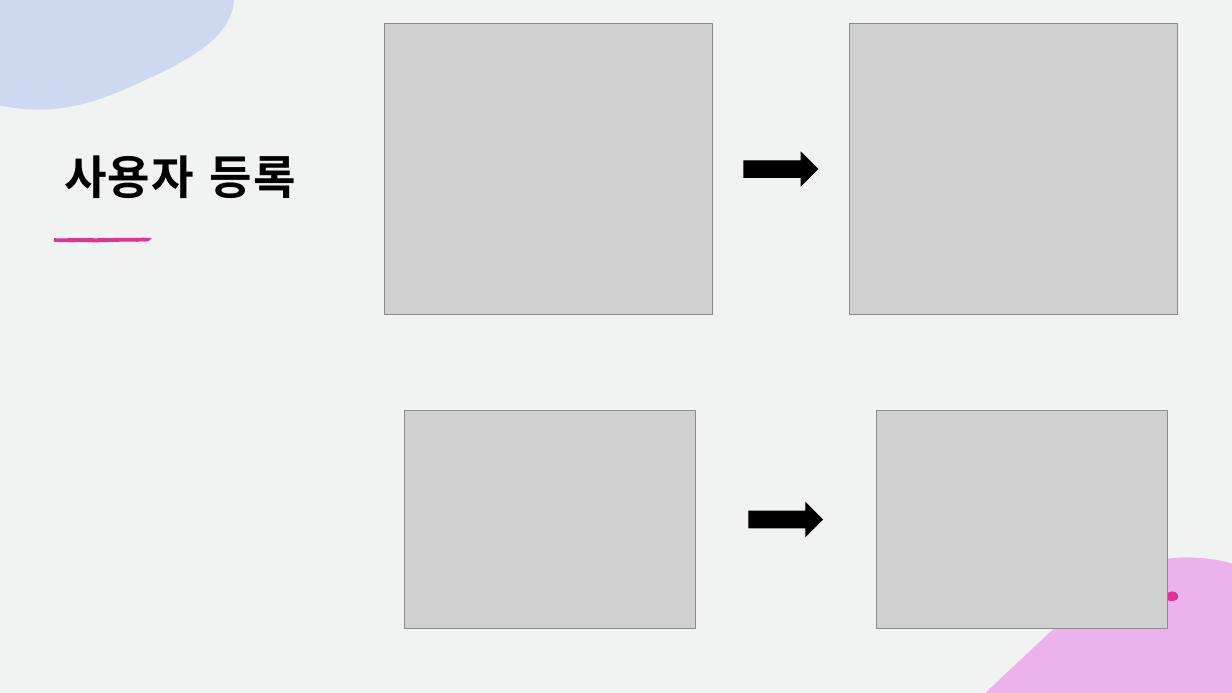
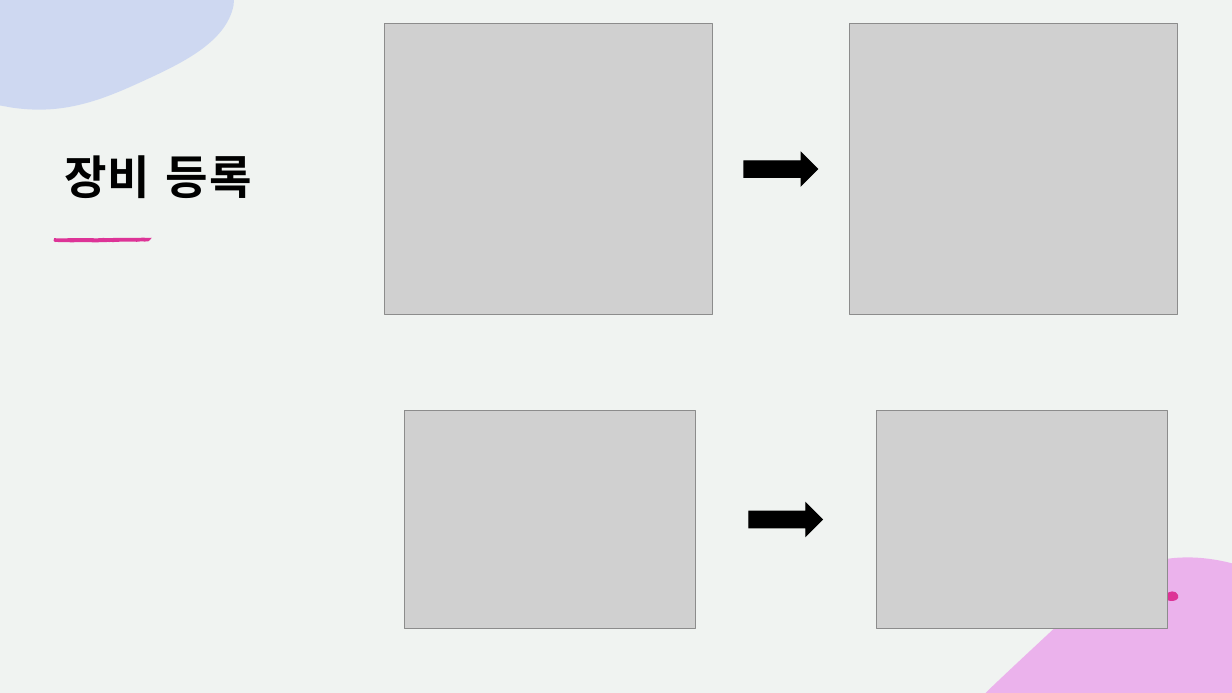
Before and after one commit to ssoonyoi/project, a slide deck: slide 7 of doc/프레젠테이션1.pptx (slide 4 before the commit). Drawn at 1232x693 pixels with LibreOffice and Linux fonts; fonts in the diff are those of the drawing; grey boxes stand for pictures. Boxes give left, top, right and bottom in pixels: in the first picture for what was removed or moved away, otherwise in the second. Text is boxed around its words. In the diff, an @@ line names an element or a change of style, - is before the commit and + after.

```diff
--- a/doc/프레젠테이션1.pptx
+++ b/doc/프레젠테이션1.pptx
@@ title at [64, 155, 252, 198]: text changed @@
-사용자 등록
+장비 등록
```
Also in this commit, not shown: 4 other slides changed, 4 slides added.
